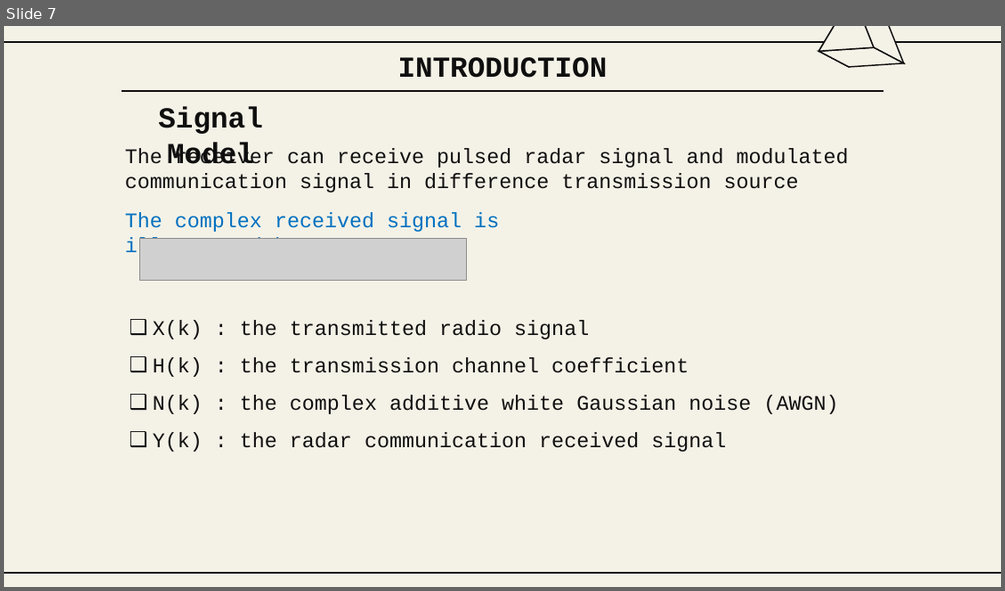
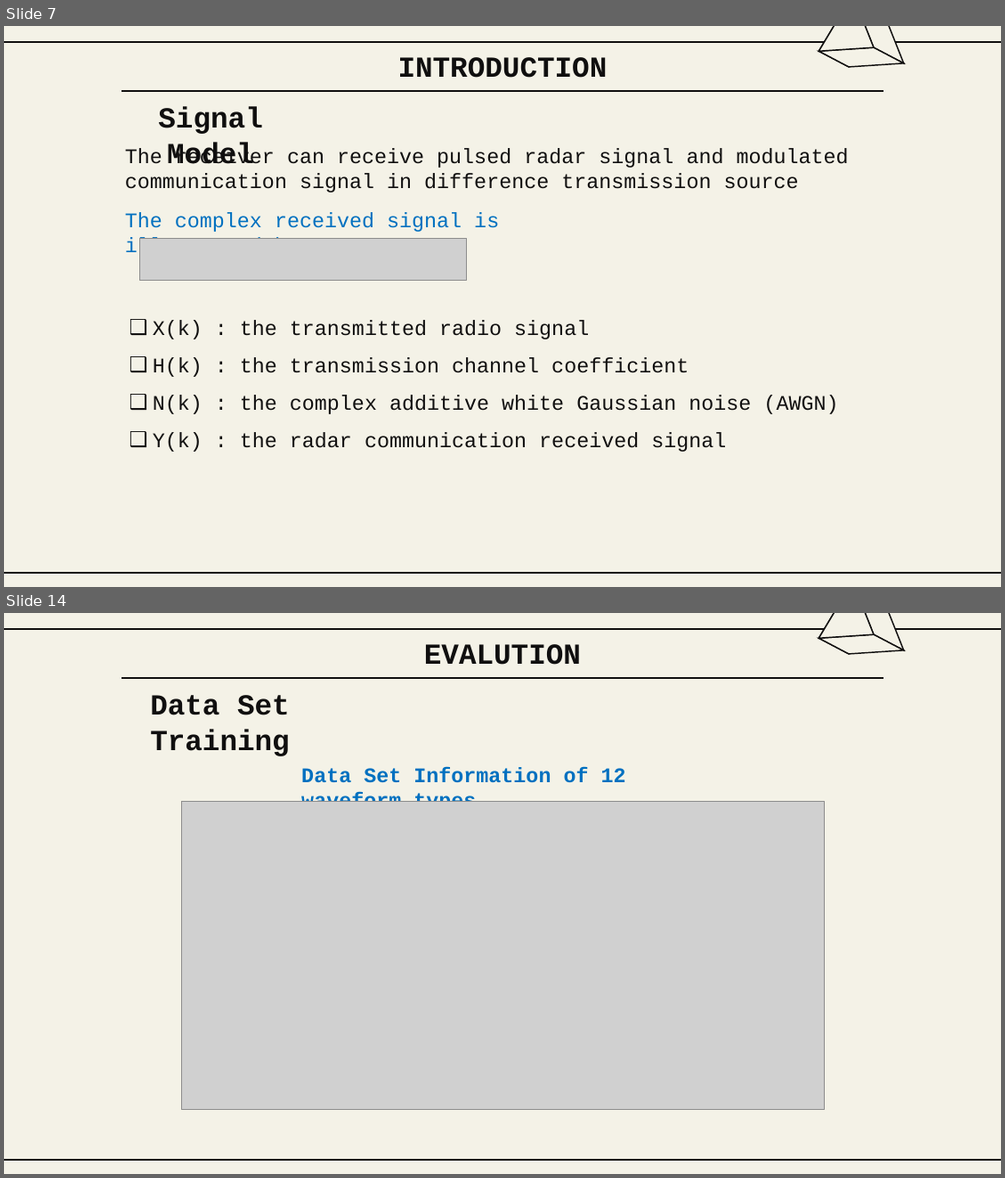
Before and after one commit to Winxkin/hcmute_master, a slide deck: semeter1/DSP/Final_HND.PPTX. Shown one above the other, each under a label of ours: slide 7 before the commit, slides 7 and 14 after it; the slides between them are not shown. The pictures are 1005x591 and 1005x1178 pixels, drawn with LibreOffice and Linux fonts; fonts in the diff are those of the drawing; grey boxes stand for pictures; background and template pictures are left out. Boxes give left, top, right and bottom in pixels: in the first picture for what was removed or moved away, otherwise in the second. Text is boxed around its words. In the diff, an @@ line names an element or a change of style, - is before the commit and + after.

```diff
--- a/semeter1/DSP/Final_HND.PPTX
+++ b/semeter1/DSP/Final_HND.PPTX
@@ slide 14 added at <box>4,613,1001,1174</box>, background #F4F2E7; not listed: 2 template elements that a slide beside it also shows @@
@@ group added at <box>819,613,905,654</box>: 4 freeform shapes @@
@@ title added at <box>424,644,581,665</box>, 28 pt, text #100F0F, bold @@
+EVALUTION
@@ line added from (121, 678) to (883, 678), #100F0F 1.5 pt @@
@@ text added at <box>150,695,290,756</box>, 28 pt, text #100F0F, bold @@
+Data Set Training
@@ text added at <box>301,767,626,802</box>, 20 pt, text #0070C0, bold @@
+Data Set Information of 12 waveform types
@@ picture added at <box>181,802,824,1110</box> @@
@@ line added from (121, 1159) to (883, 1159), #100F0F 1.5 pt @@
```
Also in this commit, not shown: 2 slides changed, 16 other slides added, 2 other files.
